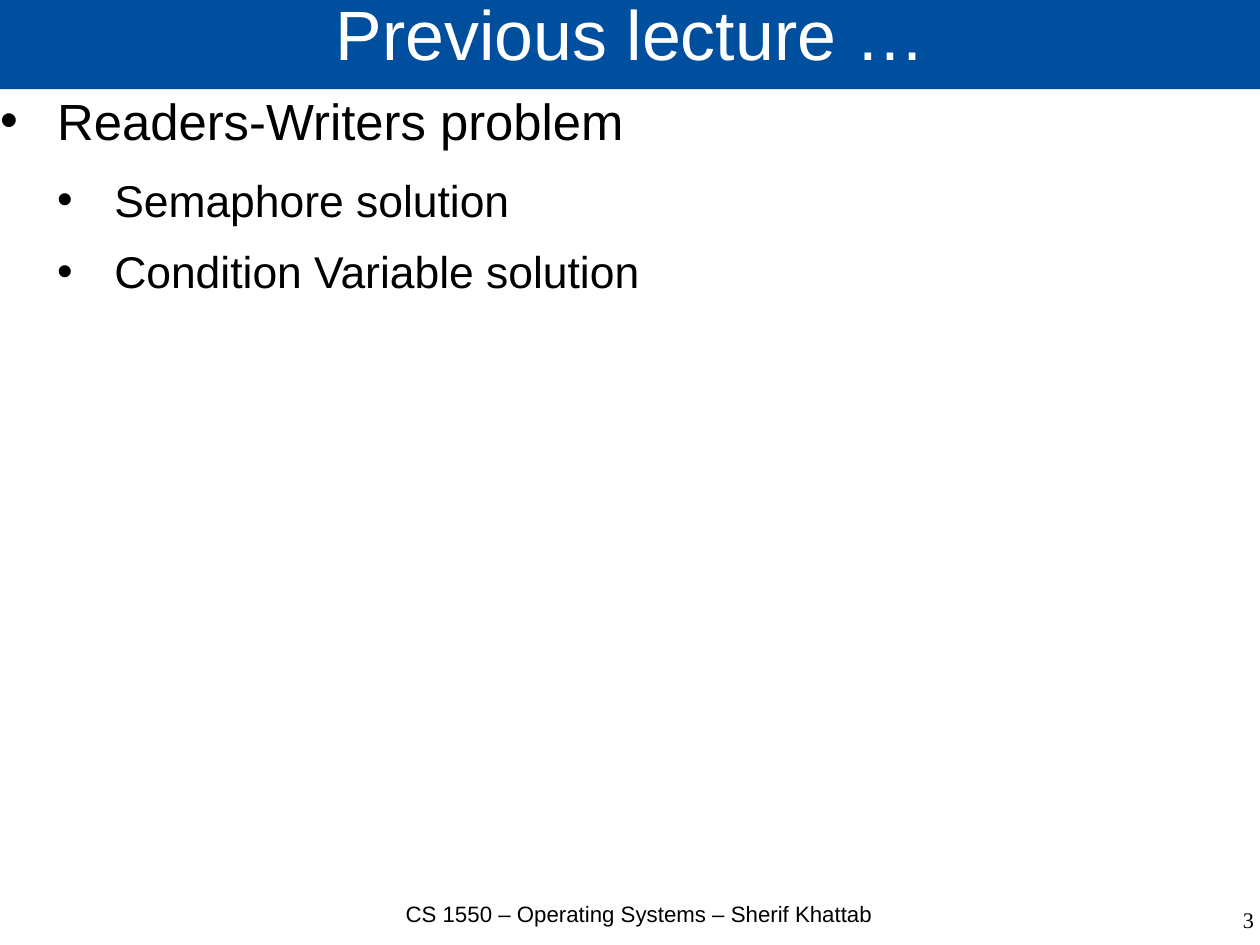
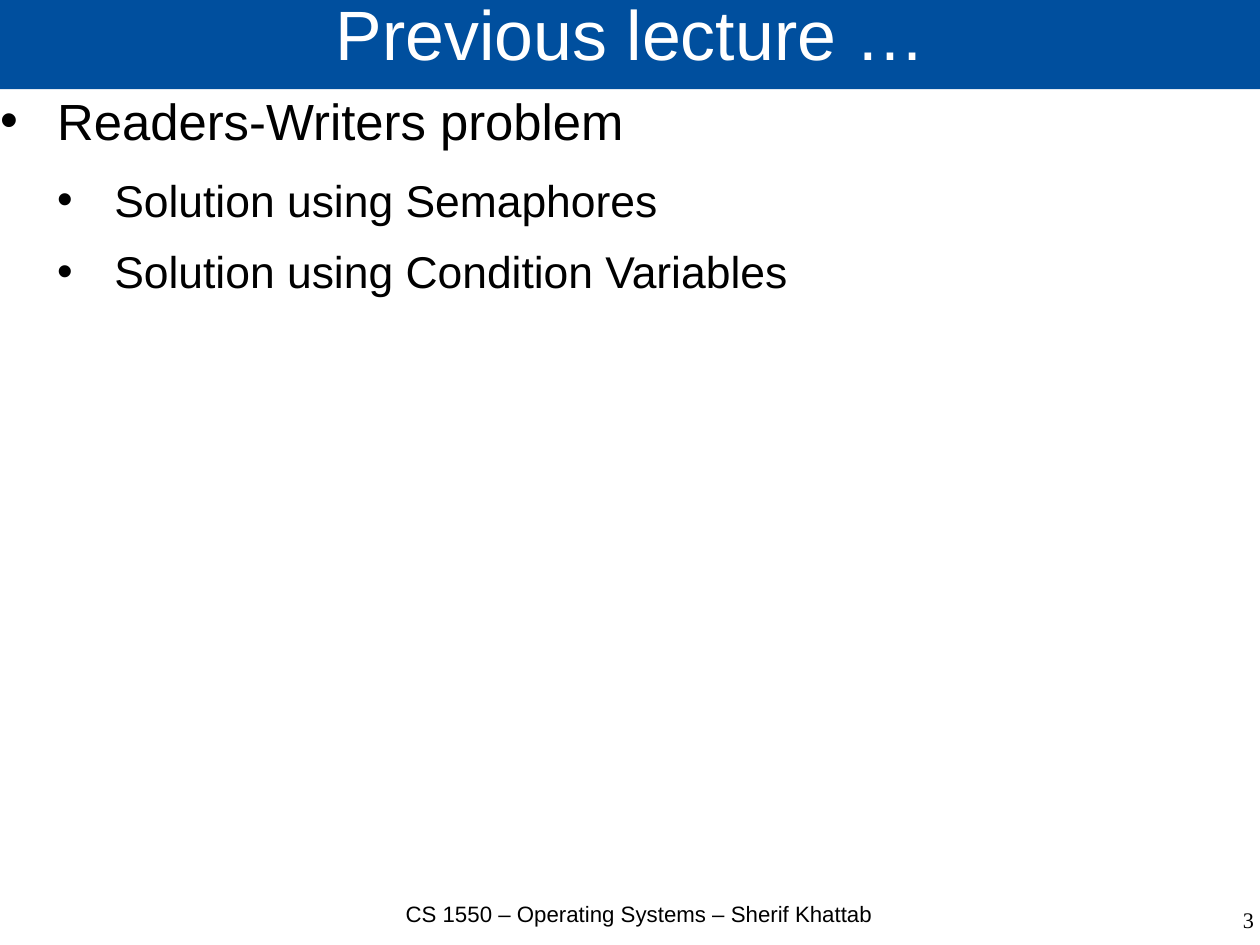
Before and after one commit to cs1550-2244/cs1550-code-handouts, a slide deck: slide 3 of DraftSlides/Lecture9.pptx. Drawn at 1260x945 pixels with LibreOffice and Linux fonts; fonts in the diff are those of the drawing. Boxes give left, top, right and bottom in pixels: in the first picture for what was removed or moved away, otherwise in the second. Text is boxed around its words. In the diff, an @@ line names an element or a change of style, - is before the commit and + after.

```diff
--- a/DraftSlides/Lecture9.pptx
+++ b/DraftSlides/Lecture9.pptx
@@ text at <box>114,184,787,298</box>: text changed @@
-  • Semaphore solution
-  • Condition Variable solution
+  • Solution using Semaphores
+  • Solution using Condition Variables
```
Also in this commit, not shown: 3 other slides changed, 15 slides added, 2 slides removed, 3 other files.
